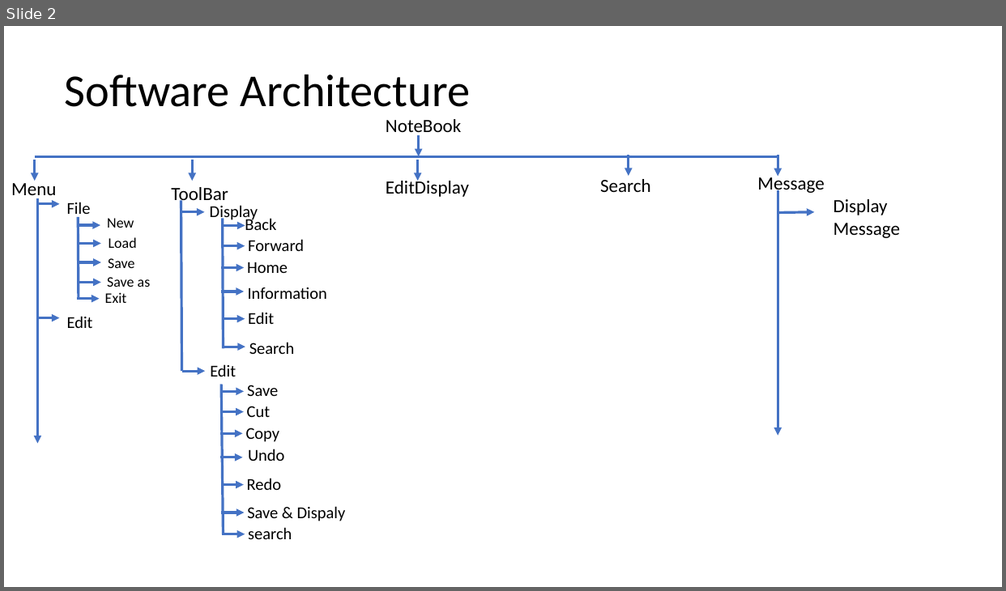
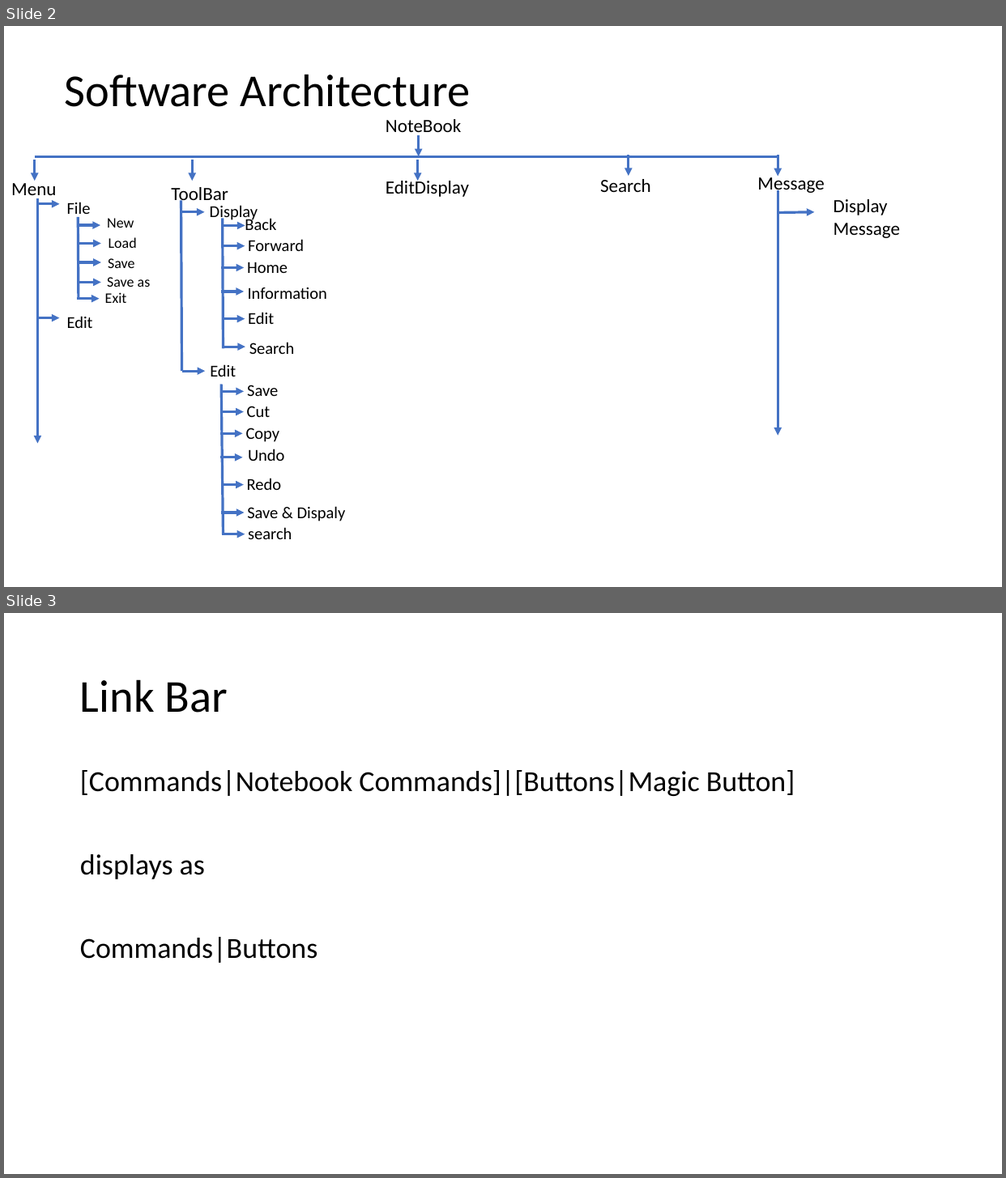
Before and after one commit to unlimitgit/NoteBook, a slide deck: record.pptx. Shown one above the other, each under a label of ours: slide 2 before the commit, slides 2 and 3 after it. The pictures are 1006x591 and 1006x1178 pixels, drawn with LibreOffice and Linux fonts; fonts in the diff are those of the drawing. Boxes give left, top, right and bottom in pixels: in the first picture for what was removed or moved away, otherwise in the second. Text is boxed around its words. In the diff, an @@ line names an element or a change of style, - is before the commit and + after.

```diff
--- a/record.pptx
+++ b/record.pptx
@@ slide 3 added at bbox=[4, 613, 1002, 1174], background #FFFFFF @@
@@ title added at bbox=[80, 679, 228, 713], 44 pt, text #000000 @@
+Link Bar
@@ text added at bbox=[80, 770, 795, 963], 28 pt, text #000000 @@
+[Commands|Notebook Commands]|[Buttons|Magic Button]
+displays as
+Commands|Buttons
```
Also in this commit, not shown: 2 other slides added, 8 other files.
